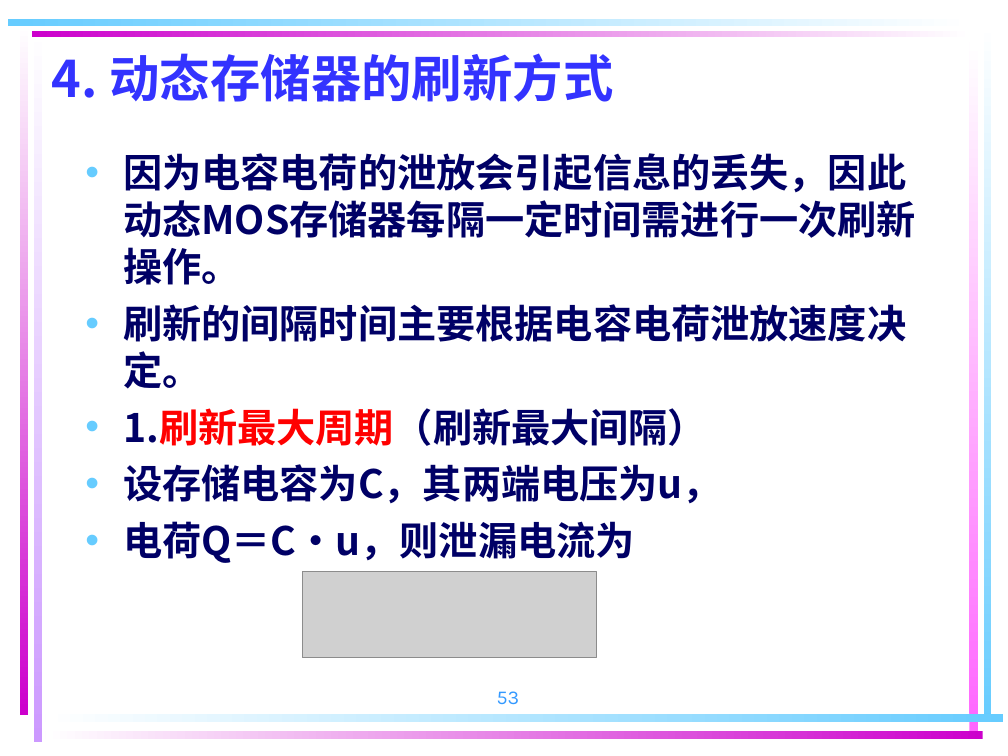
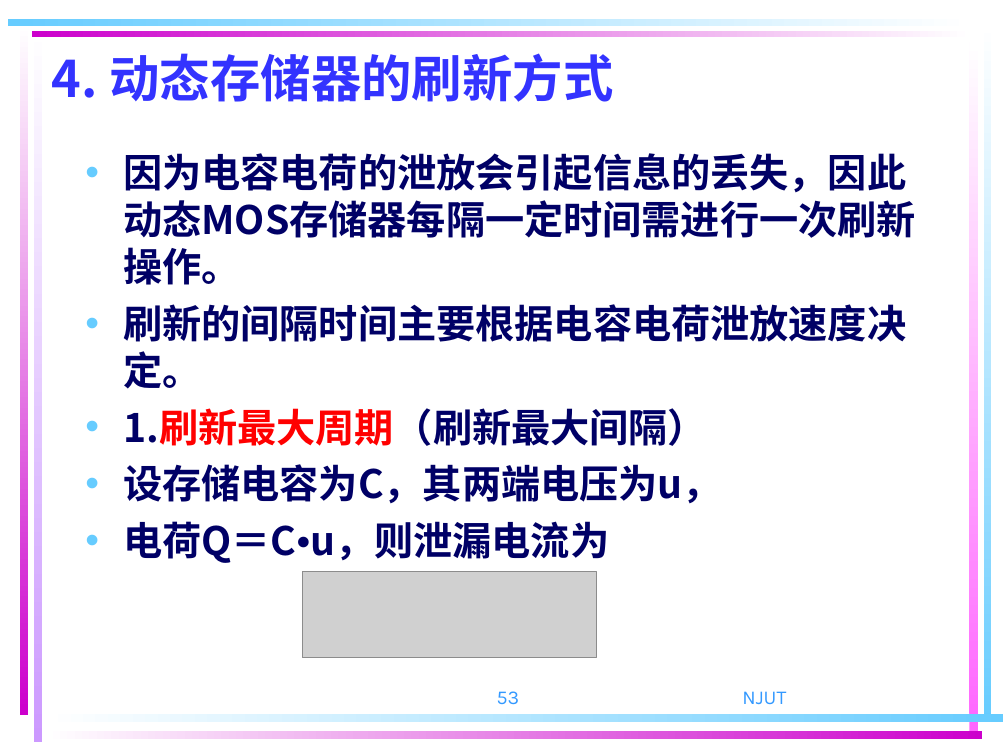
Before and after one commit to ZJWang9928/Own-Notes, a slide deck: slide 53 of 计算机组成原理课件/第 4 章 存储器系统(18版）new.ppt. Drawn at 1008x756 pixels with LibreOffice and Linux fonts; fonts in the diff are those of the drawing; grey boxes stand for pictures. Boxes give left, top, right and bottom in pixels: in the first picture for what was removed or moved away, otherwise in the second. Text is boxed around its words. In the diff, an @@ line names an element or a change of style, - is before the commit and + after.

```diff
--- a/计算机组成原理课件/第 4 章 存储器系统(18版）new.ppt
+++ b/计算机组成原理课件/第 4 章 存储器系统(18版）new.ppt
@@ text at [123,521,609,563]: font Noto Sans CJK SC to Times New Roman in "电荷Q＝C•u，则泄漏电流为" @@
@@ text added at [742,691,786,704], 14 pt, text #3399FF @@
+NJUT
```
Also in this commit, not shown: 129 other slides changed, 6 slides added, 6 slides removed, 1 other file.
